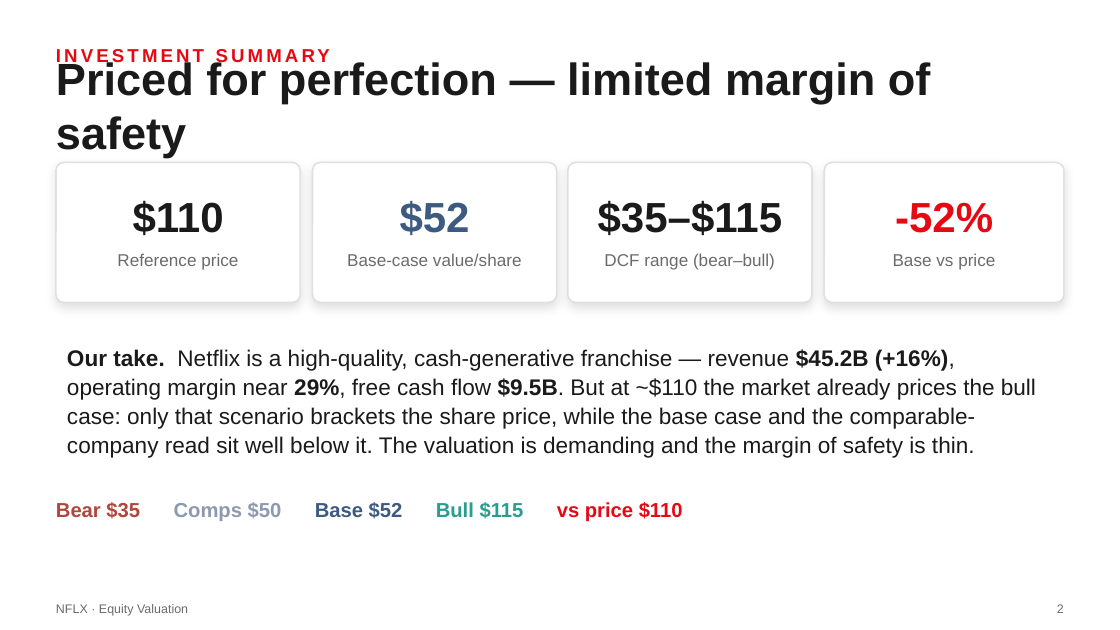
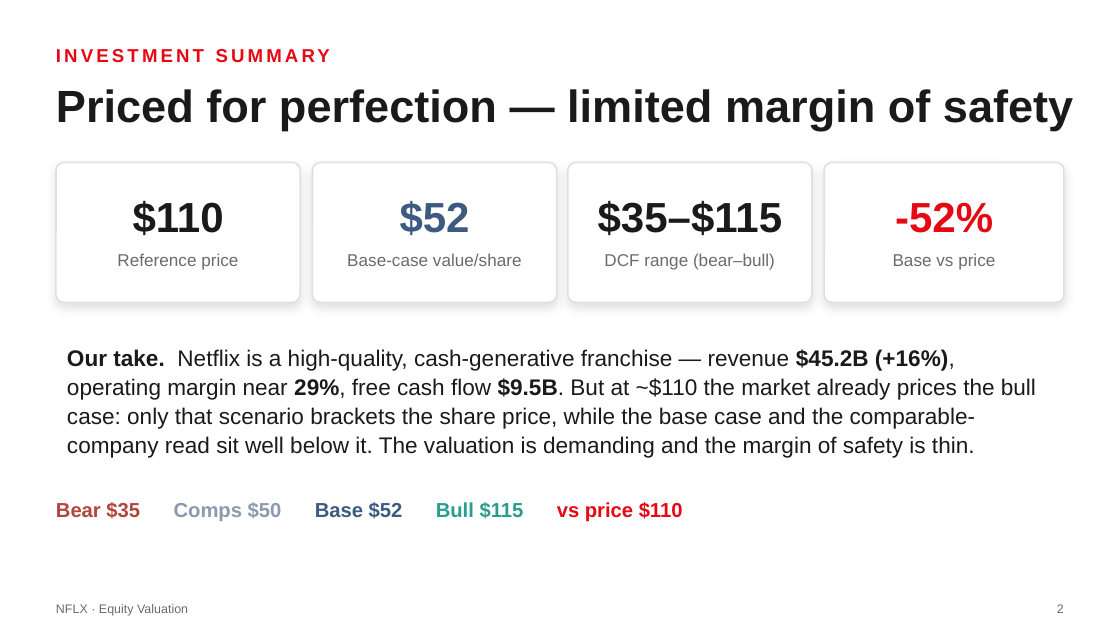
Before and after one commit to Yash5204/equity-valuation-framework, a slide deck: slide 2 of outputs/NFLX_Investment_Pitch.pptx. Drawn at 1120x630 pixels with LibreOffice and Linux fonts; fonts in the diff are those of the drawing. Boxes give left, top, right and bottom in pixels: in the first picture for what was removed or moved away, otherwise in the second. Text is boxed around its words. In the diff, an @@ line names an element or a change of style, - is before the commit and + after.

```diff
--- a/outputs/NFLX_Investment_Pitch.pptx
+++ b/outputs/NFLX_Investment_Pitch.pptx
@@ text "Priced for perfection — limited ..." rewrapped from [56,59,931,157] to [56,89,1073,130] @@
```
Also in this commit, not shown: 5 other slides changed.
